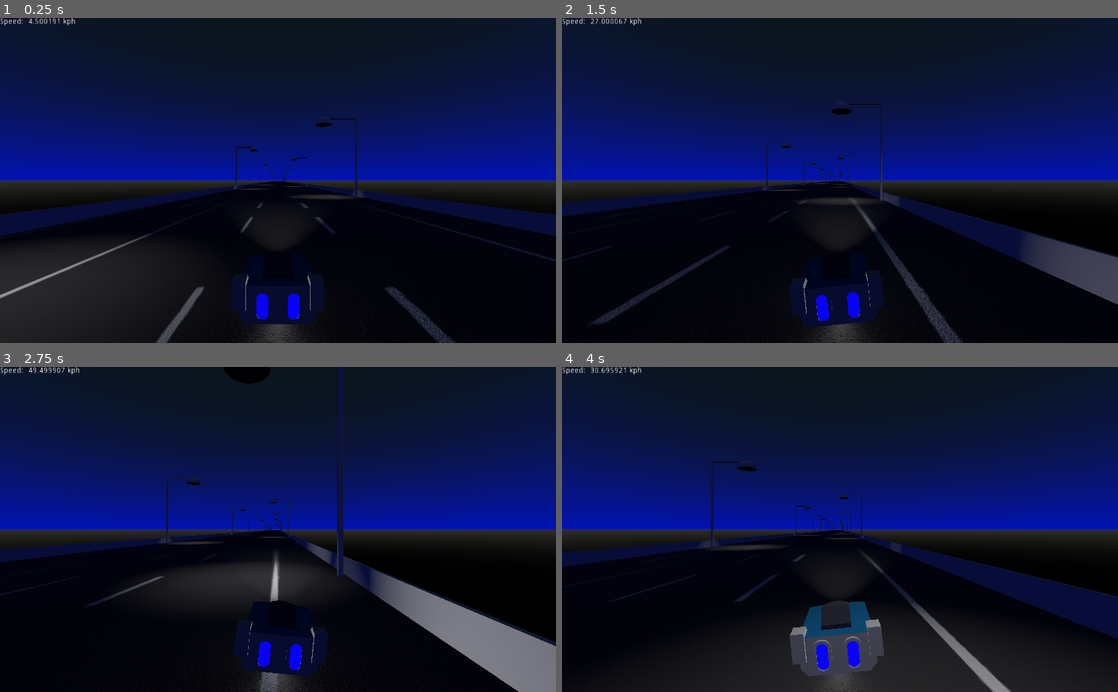
Above: before the commit, frames 1-4 (two rows, left to right).
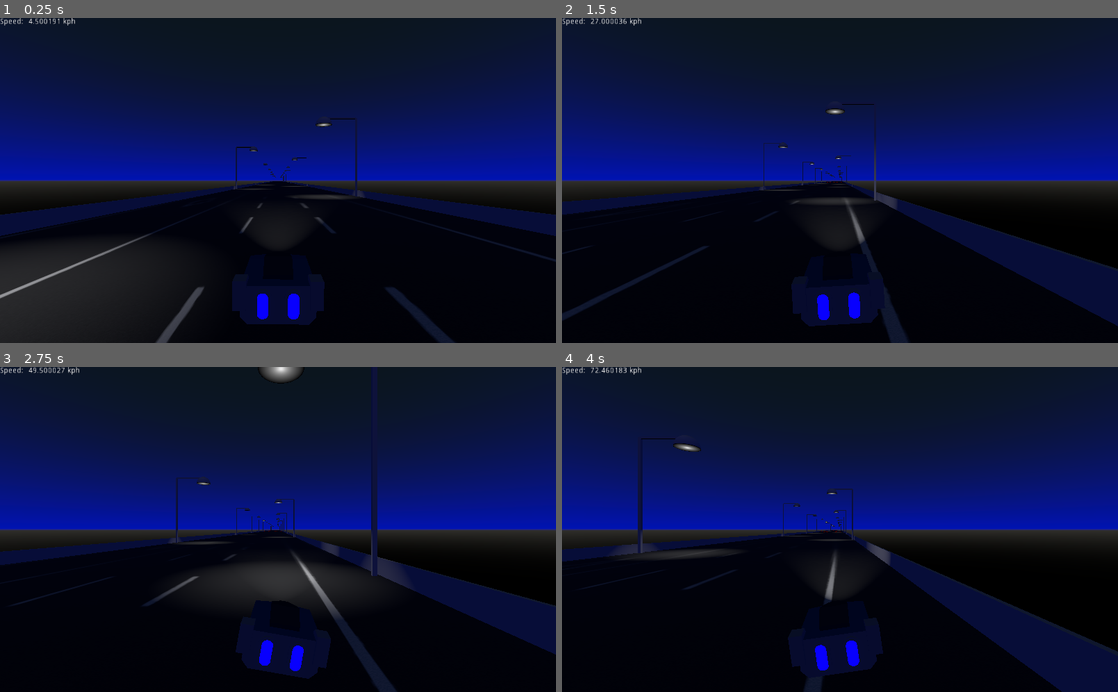
Above: after the commit, the same moments.

Repository: CloneDeath/TokyoBlue
Game: Godot game, scene res://Main.tscn
Two runs of this game, one before a commit and one after it. Both use one fixed random seed, a clock stepped at 60 frames per second and the inputs below.
Inputs:
- Up to frame 1 (0.25 s): no input
- Up to frame 2 (1.5 s): hold D (move_right) 0.53-1.28 s; hold A (move_left) from 1.28 s (still down)
- Up to frame 3 (2.75 s): release A (move_left) at 2.03 s; hold D (move_right) from 2.03 s (still down)
- Up to frame 4 (4 s): release D (move_right) at 3.53 s; hold A (move_left) from 3.53 s (still down)

The runs differ from the first frame. In frame 1, 0.6% of the frame differs, in the area x 28-82%, y 32-100%; in frame 2, 7.6%; in frame 3, 12%; in frame 4, 21%, in the area x 0-100%, y 0-100%.

Commit message:
Made the player animate their drift, and made their drift accelerate. Added a 2nd light to light posts, so that it self-illuminates where the light is coming from

Diff:
--- a/Environment/Lamp/Lamp.tscn
+++ b/Environment/Lamp/Lamp.tscn
@@ -34,3 +34,6 @@
 transform = Transform( 1, 0, 0, 0, -4.37114e-08, 1, 0, -1, -4.37114e-08, 0, 9, 0 )
 spot_range = 12.0
 spot_angle = 30.0
+
+[node name="OmniLight" type="OmniLight" parent="SpotLight"]
+omni_range = 1.0
--- a/Main.tscn
+++ b/Main.tscn
@@ -22,7 +22,7 @@
 
 [node name="EnemyDirector" parent="." instance=ExtResource( 4 )]
 playerPath = NodePath("../Player")
-LoadDistance = 300
+LoadDistance = 200
 
 [node name="Gui" parent="." instance=ExtResource( 5 )]
 player = NodePath("../Player")
--- a/Player/Player.gd
+++ b/Player/Player.gd
@@ -3,10 +3,17 @@
 export var velocity = Vector3();
 var THRUST = 5;
 var maxSpeed = (1000.0 / 60 / 60) * 1000;
+var drift = 0;
+var DRIFT_MAX = 10;
+var DRIFT_ACCEL = 0.1;
+
+func _process(_delta):
+	$AnimationPlayer.play("yaw");
+	$AnimationPlayer.seek((-drift/2.0) + 0.5);
 
 func _physics_process(delta):
 	UpdateThrust(delta);
-	UpdateInput();
+	UpdateInput(delta);
 	UpdateGravity(delta);
 
 	var collision = move_and_collide(velocity * delta)
@@ -25,8 +32,10 @@
 	velocity.z += THRUST * delta;
 	if (velocity.z > maxSpeed): velocity.z = maxSpeed;
 
-func UpdateInput():
+func UpdateInput(delta):
 	var LEFT = Input.is_action_pressed("move_left");
 	var RIGHT = Input.is_action_pressed("move_right");
-	velocity.x = (int(LEFT) - int(RIGHT)) * 10;
-	$VehicleMesh.rotation.z = velocity.x * .01;
+	var desire = (int(LEFT) - int(RIGHT));
+	var drift_acceleration = DRIFT_ACCEL * delta * 60;
+	drift = desire * drift_acceleration + drift * (1 - drift_acceleration);
+	velocity.x = drift * DRIFT_MAX;
--- a/Player/Player.tscn
+++ b/Player/Player.tscn
@@ -8,6 +8,22 @@
 
 extents = Vector3( 0.6, 0.4, 1 )
 
+[sub_resource type="Animation" id=2]
+
+resource_name = "yaw"
+tracks/0/type = "value"
+tracks/0/path = NodePath("VehicleMesh:rotation_degrees")
+tracks/0/interp = 1
+tracks/0/loop_wrap = true
+tracks/0/imported = false
+tracks/0/enabled = true
+tracks/0/keys = {
+"times": PoolRealArray( 0, 0.5, 1 ),
+"transitions": PoolRealArray( 1, 1, 1 ),
+"update": 0,
+"values": [ Vector3( 0, -180, 10 ), Vector3( 0, -180, 0 ), Vector3( 0, -180, -10 ) ]
+}
+
 [node name="Player" type="KinematicBody"]
 script = ExtResource( 1 )
 
@@ -16,7 +32,7 @@
 shape = SubResource( 1 )
 
 [node name="VehicleMesh" type="MeshInstance" parent="."]
-transform = Transform( -1, 0, -8.74228e-08, 0, 1, 0, 8.74228e-08, 0, -1, 0, 0.128656, -0.483602 )
+transform = Transform( -1, 0, -1.50996e-07, 0, 1, 0, 1.50996e-07, 0, -1, 0, 0.128656, -0.483602 )
 mesh = ExtResource( 2 )
 material/0 = null
 material/1 = null
@@ -38,4 +54,8 @@
 
 [node name="OmniLight" type="OmniLight" parent="VehicleMesh"]
 transform = Transform( 1, 0, 0, 0, 1, 0, 0, 0, 1, 0, -0.0620174, 0 )
+visible = false
 light_energy = 0.5
+
+[node name="AnimationPlayer" type="AnimationPlayer" parent="."]
+anims/yaw = SubResource( 2 )
Not shown: 1 places in Player/Player.tscn that only renumber resources
